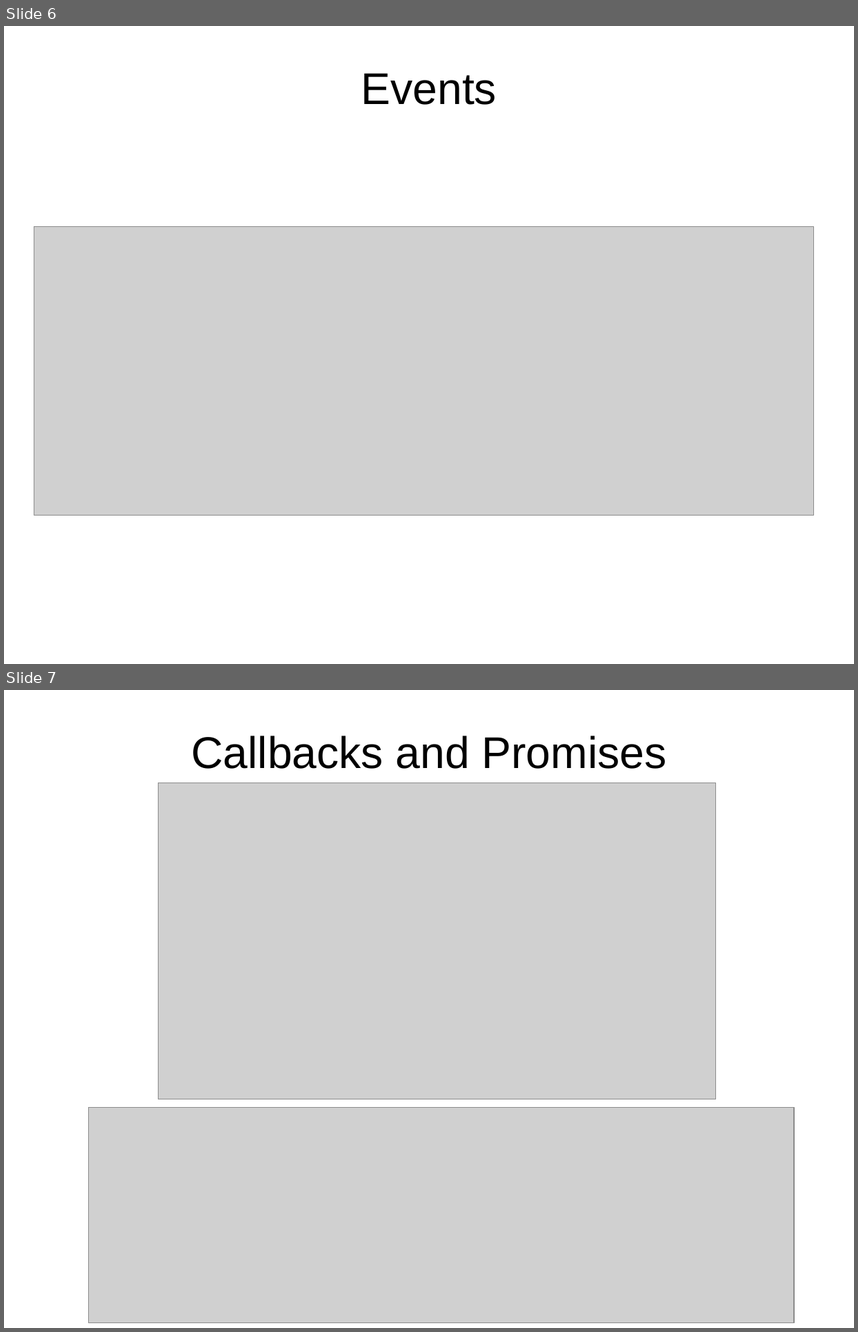
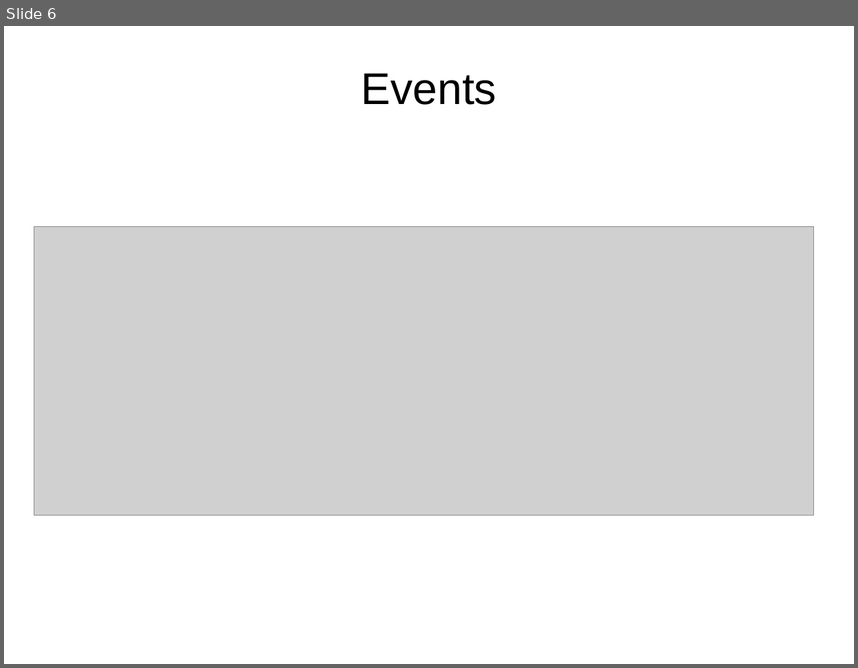
Before and after one commit to DepthDeluxe/CompilerOptimization, a slide deck: presentation/Javascript.odp. Shown one above the other, each under a label of ours: slides 6 and 7 before the commit, slide 6 after it. The pictures are 858x1332 and 858x668 pixels, drawn with LibreOffice and Linux fonts; fonts in the diff are those of the drawing; grey boxes stand for pictures; background and template pictures are left out. Boxes give left, top, right and bottom in pixels: in the first picture for what was removed or moved away, otherwise in the second. Text is boxed around its words. In the diff, an @@ line names an element or a change of style, - is before the commit and + after.

```diff
--- a/presentation/Javascript.odp
+++ b/presentation/Javascript.odp
@@ slide 7 removed at (4,690,854,1328), background picture (left out) @@
@@ title removed at (191,736,667,769) @@
-Callbacks and Promises
@@ picture removed at (159,782,716,1099) @@
@@ picture removed at (89,1107,795,1323) @@
```
Also in this commit, not shown: 1 slide changed, 1 slide added, 1 other slide removed.
